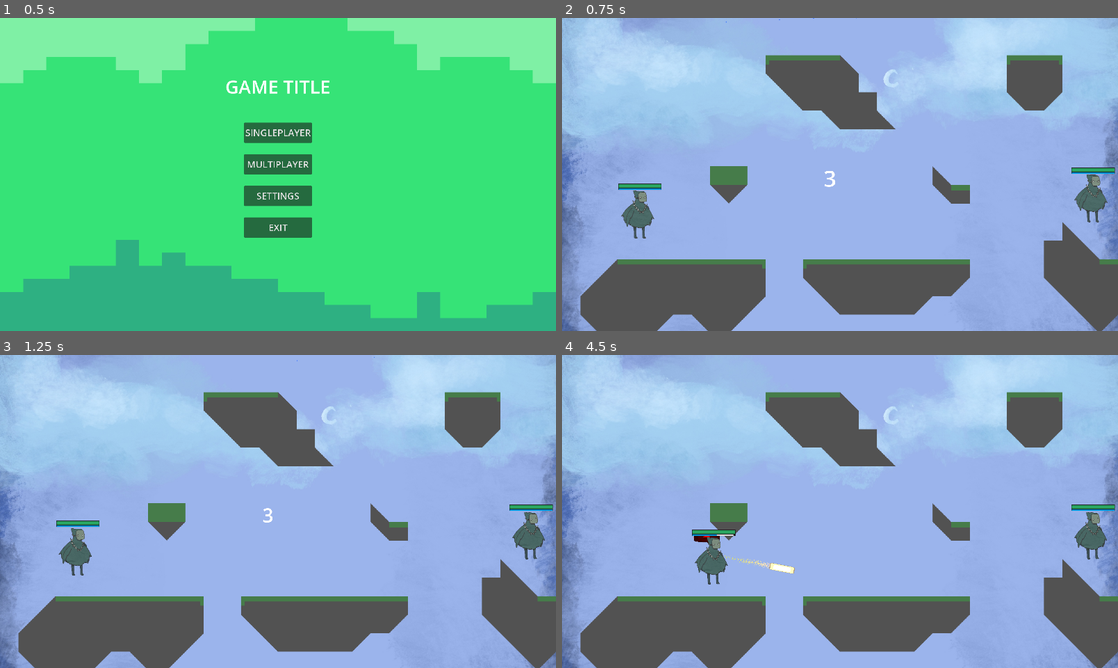
Above: before the commit, frames 1-4 (two rows, left to right).
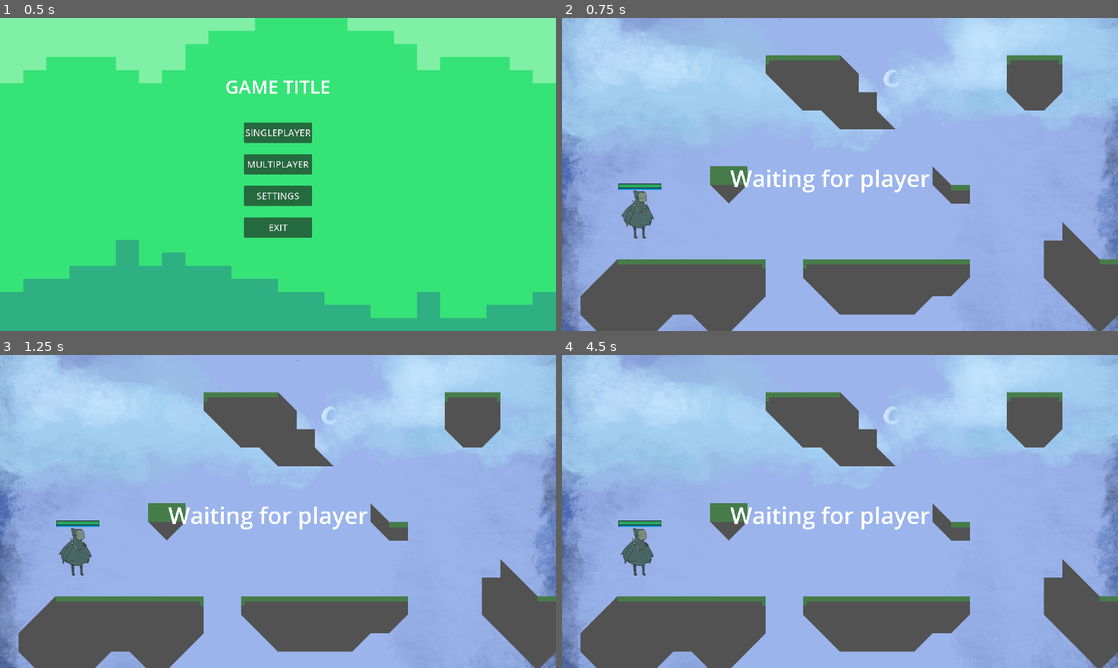
Above: after the commit, the same moments.

Repository: RealityGalaxy/Varis
Game: Godot game, scene res://scenes/menus/main_menu/main_menu.tscn
The game is run twice, just before and just after one commit, with the same random seed, the same clock (stepped at 60 frames per second) and the same inputs. The engine's default icon, where the game draws it, is replaced by a stand-in: a white triangle on a blue panel in a dark square.
Inputs (mouse positions are in pixels of both pictures, inside the frame that each line leads up to):
- Up to frame 1 (0.5 s): no input
- Up to frame 2 (0.75 s): click "SINGLEPLAYER" at 0.5 s
- Up to frame 3 (1.25 s): no input
- Up to frame 4 (4.5 s): move the mouse to (962, 495) at 1.27 s; hold Space (dash) 1.28-2.03 s; hold Right (right) 1.28-2.78 s; click (962, 495) at 1.42 s; tap Up (up) at 1.52, 2.27, 3.77 s; tap Enter at 2 s; move the mouse to (728, 527) at 2.02 s; click (728, 527) at 2.1 s; move the mouse to (895, 442) at 2.77 s; hold Left (left) 2.78-3.53 s; hold Right mouse button (spell2) 2.78-3.53 s; click (895, 442) at 2.92 s; move the mouse to (812, 574) at 3.52 s; hold Right (right) from 3.53 s (still down); tap Q (spell3) at 3.6 s; click (812, 574) at 3.67 s; move the mouse to (1006, 558) at 4.27 s; hold E (spell4) from 4.28 s (still down); click (1006, 558) at 4.42 s

Frame 1 is identical in both runs. In frame 2, 1.4% of the frame differs, in the area x 30-100%, y 47-66%; in frame 3, 1.4%; in frame 4, 2.8%, in the area x 10-100%, y 47-74%.

Commit message:
finished?

Diff:
--- a/Varis/scenes/character/Character.gd
+++ b/Varis/scenes/character/Character.gd
@@ -175,17 +175,17 @@
 	velocity = vel
 	move_and_slide()
 
-@rpc("call_local")
 func set_stats(player_number: int, stats):
 	StatManager.set_player_stats(player_number, dict_to_inst(stats))
 
+@rpc("any_peer", "call_local")
 func unlock_spell(spell: String):
 	var stats = StatManager.get_player_stats(player_num)
 	for i in 5:
 		if stats.spells[i] == null:
 			stats.spells[i] = spell
 			break
-	rpc("set_stats", player_num, inst_to_dict(stats))
+	set_stats(player_num, inst_to_dict(stats))
 
 @rpc("any_peer", "call_local")
 func regen_mana(delta):
@@ -207,14 +207,28 @@
 		if stats.current_health <= 0:
 			stats.current_health = 0
 			$CPUParticles2D.emitting = true
+			visible = false
 			get_parent().get_parent().get_child(0).show_player_win(player_num)
 	set_stats(player_num, inst_to_dict(stats))
 
 func handle_card(card: Card):
+	print(inst_to_dict(card))
 	var mode = card.card_unlock
 	match mode:
 		"damage":
 			rpc("increase_damage", card.card_value)
+		"reduction":
+			rpc("increase_reduction", card.card_value)
+		"speed":
+			rpc("increase_speed", card.card_value)
+		"cdr":
+			rpc("increase_cooldown", card.card_value)
+		"max_health":
+			rpc("increase_max_health", card.card_value)
+		"max_mana":
+			rpc("increase_max_mana", card.card_value)
+		"unlock_spell":
+			rpc("unlock_spell", card.card_value)
 
 @rpc("any_peer", "call_local")
 func increase_damage(amount: float):
@@ -262,8 +276,9 @@
 	emit_signal("max_mana_changed", stats.max_mana)
 	set_stats(player_num, inst_to_dict(stats))
 
+@rpc("any_peer", "call_local")
 func heal(amount: int):
 	var stats = StatManager.get_player_stats(player_num)
 	stats.current_health = clamp(stats.current_health + amount, 0, stats.max_health)
 	emit_signal("health_changed", stats.current_health)
-	rpc("set_stats", player_num, inst_to_dict(stats))
+	set_stats(player_num, inst_to_dict(stats))
--- a/Varis/scenes/character/Stats.gd
+++ b/Varis/scenes/character/Stats.gd
@@ -10,4 +10,4 @@
 var damage_reduction : float = 1
 var speed_multiplier : float = 1
 var cooldown_reduction : float = 1
-var spells = ["basic_fire", "basic", "basic_air", null, null]
+var spells = ["basic", null, null, null, null]
--- a/Varis/scenes/level/GameManager.gd
+++ b/Varis/scenes/level/GameManager.gd
@@ -3,11 +3,14 @@
 @onready var text = $TimerText
 @onready var timer_round_start = $Timers/RoundStart
 @onready var timer_winner = $Timers/DisplayWinner
+@onready var timer_movement = $Timers/Movement
 @onready var dim = $Dim
 
 var time_left: float = 3
 var text_size: float = 80
 var started: bool = false
+var selected: bool = false
+var won: bool = false
 
 func _ready():
 	StatManager.restart()
@@ -29,6 +32,7 @@
 
 func start_round():
 	started = true
+	text.visible = true
 	timer_round_start.start()
 
 func show_cards():
@@ -36,13 +40,26 @@
 
 
 func show_player_win(loser_num):
+	if won:
+		return
+	won = true
 	timer_winner.start()
 	var winner = GameStatus.winner(loser_num)
 	text.text = "Player %d has won" % winner
 	text.visible = true
 
 func restart_round():
-	pass
+	selected = false
+	won = false
+	var players = $"../MultiplayerSpawner".get_children()
+	for i in players.size():
+		var player = players[i]
+		player.visible = true
+		player.heal(1000)
+		player.regen_mana(1000)
+		player.position = $"../SpawnPoints".get_children()[i].position
+
+	start_round()
 
 func _on_timer_timeout():
 	GameStatus.pause_time = false
@@ -53,13 +70,12 @@
 	GameStatus.pause_time = true
 	text.visible = false
 	var tween = create_tween()
-	print(GameStatus.current_player)
-	print(GameStatus.winner_num)
 	tween.tween_property(dim, "modulate", Color(0,0,0,0.7), 1.5)
 	await tween.finished
 	if GameStatus.winner_num != GameStatus.current_player:
 		for i in 4:
-			rpc("spawn_card", inst_to_dict(CardData.Cards[i]), i)
+			rpc("spawn_card", inst_to_dict(CardData.Cards.pick_random()), i)
+		timer_movement.start()
 
 @rpc("any_peer", "call_local")
 func spawn_card(card, index: int):
@@ -71,6 +87,7 @@
 	card_obj.get_node("CardImage").texture = load(card.card_image)
 	card_obj.position = Vector2(700,1500)
 	card_obj.card = card
+	card_obj.index = index
 	var final_pos = Vector2(250+400*index, 400)
 	card_obj.rotation = card_obj.position.angle_to_point(final_pos)
 	$Cards.add_child(card_obj)
@@ -80,6 +97,25 @@
 	var tween2 = create_tween()
 	tween2.tween_property(card_obj, "rotation", 0, 2)
 
-func on_card_click(input: InputEvent, card: Card):
-	if input.is_action("ui_left"):
+func on_card_click(input: InputEvent, card: Card, index):
+	if input is InputEventMouseButton and input.pressed and input.button_index == 1 and not selected and timer_movement.is_stopped():
+		print(GameStatus.loser_num-1)
 		$"../MultiplayerSpawner".get_children()[GameStatus.loser_num-1].handle_card(card)
+		select_card(index)
+
+func select_card(index):
+	selected = true
+	var cards = $Cards.get_children()
+	var selected_tween = create_tween()
+	for i in cards.size():
+		var card = cards[i]
+		if i == index:
+			selected_tween.tween_property(card, "position", card.position+Vector2(0, -100), 2)
+		else:
+			create_tween().tween_property(card, "position", card.position+Vector2(0, 1000), 2)
+	await selected_tween.finished
+	for i in cards.size():
+		cards[i].queue_free()
+	var tween = create_tween()
+	tween.tween_property(dim, "modulate", Color(0,0,0,0), 1.5)
+	restart_round()
--- a/Varis/scenes/level/game_status.gd
+++ b/Varis/scenes/level/game_status.gd
@@ -14,5 +14,5 @@
 
 func winner(num):
 	winner_num = players[0] if num == players[1] else players[1]
-	loser_num = players[1] if num == players[0] else players[0]
+	loser_num = players[0] if num == players[0] else players[1]
 	return winner_num
--- a/Varis/scenes/level/level.tscn
+++ b/Varis/scenes/level/level.tscn
@@ -62,6 +62,10 @@
 one_shot = true
 
 [node name="DisplayWinner" type="Timer" parent="GameManager/Timers"]
+wait_time = 2.0
+one_shot = true
+
+[node name="Movement" type="Timer" parent="GameManager/Timers"]
 wait_time = 2.0
 one_shot = true
 
--- a/Varis/scenes/menus/round_pick/card.gd
+++ b/Varis/scenes/menus/round_pick/card.gd
@@ -1,8 +1,9 @@
 extends Control
 
-signal card_clicked(event: InputEvent, card_data: Card)
+signal card_clicked(event: InputEvent, card_data: Card, index)
 
 var card: Card
+var index: int
 
 
 
@@ -18,4 +19,4 @@
 
 func _on_gui_input(event):
 	if GameStatus.current_player != GameStatus.winner_num:
-		card_clicked.emit(event, card)
+		card_clicked.emit(event, card, index)
--- a/Varis/scenes/menus/round_pick/card_data.gd
+++ b/Varis/scenes/menus/round_pick/card_data.gd
@@ -5,6 +5,13 @@
 	new_card("Rock throw", "Quickly throw many small rocks", "res://scenes/projectiles/basic_earth/rock_throw.png", "unlock_spell", "basic_earth"),
 	new_card("Water arrow", "Shoot a long thin arrow of water", "res://scenes/projectiles/basic_water/water_arrow.png", "unlock_spell", "basic_water"),
 	new_card("Air bolt", "Release bolts of air", "res://scenes/projectiles/basic_air/air_bolt.png", "unlock_spell", "basic_air"),
+	new_card("Powerfull spells", "Increase damage by 20%", "res://icon.svg", "damage", 0.2),
+	new_card("Nimble feet", "Increase movement speed by 10%", "res://icon.svg", "speed", 0.1),
+	new_card("Tough skin", "Decrease damage taken by 10%", "res://icon.svg", "reduction", 0.1),
+	new_card("Big brain", "Increase maximum mana by 30", "res://icon.svg", "max_mana", 30),
+	new_card("Bloody heart", "Increase maximum health by 30", "res://icon.svg", "max_health", 30),
+	new_card("Quickshot", "Decrease cooldowns by 15%", "res://icon.svg", "cdr", -0.15),
+	new_card("Why?", "Decrease damage by 10%", "res://icon.svg", "damage", -0.1),
 ]
 
 func new_card(card_name: String, card_desc: String, card_image: String, unlock: String, value):
--- a/Varis/scenes/multiplayer/MultiplayerSpawner.gd
+++ b/Varis/scenes/multiplayer/MultiplayerSpawner.gd
@@ -7,7 +7,6 @@
 	spawn_function = spawnPlayer
 	if is_multiplayer_authority():
 		spawn(1)
-		spawn(2)
 
 		multiplayer.peer_connected.connect(spawn)
 		multiplayer.peer_disconnected.connect(removePlayer)
--- a/Varis/scenes/multiplayer/Steam.gd
+++ b/Varis/scenes/multiplayer/Steam.gd
@@ -1,10 +1,13 @@
 extends Node
+
+var username: String
 
 # Called when the node enters the scene tree for the first time.
 func _ready():
 	OS.set_environment("SteamAppID", str(480))
 	OS.set_environment("SteamGameID", str(480))
 	Steam.steamInitEx()
+	username = Steam.getPlayerNickname(Steam.getSteamID())
 
 
 # Called every frame. 'delta' is the elapsed time since the previous frame.
--- a/Varis/scenes/multiplayer/multiplayerScreen.gd
+++ b/Varis/scenes/multiplayer/multiplayerScreen.gd
@@ -27,9 +27,8 @@
 func _on_lobby_created(connect, id):
 	if connect:
 		lobby_id = id
-		Steam.setLobbyData(lobby_id, "name", str("godlobby"))
+		Steam.setLobbyData(lobby_id, "name", "godlobby | %s" % $Steam.username)
 		Steam.setLobbyJoinable(lobby_id, true)
-		print(lobby_id)
 
 func join_lobby(id):
 	peer.connect_lobby(id)
@@ -52,9 +51,9 @@
 		var lobby_name = Steam.getLobbyData(lobby, "name")
 		var player_count = Steam.getNumLobbyMembers(lobby)
 
-		if lobby_name == "godlobby":
+		if lobby_name.begins_with("godlobby"):
 			var button = Button.new()
-			button.set_text(str(lobby_name, "| Players: ", player_count))
+			button.set_text(str(lobby_name.erase(0, 11), "| Players: ", player_count))
 			button.set_size(Vector2(100, 5))
 			button.connect("pressed", Callable(self, "join_lobby").bind(lobby))
 			$MarginContainer/PopupPanel/LobbyScrollContainer/Lobbies.add_child(button)
@@ -74,4 +73,4 @@
 			get_tree().change_scene_to_file("res://scenes/menus/main_menu/main_menu.tscn")
 
 func _on_back_pressed():
-	get_tree().change_scene_to_file("res://scenes/menus/main_menu.tscn")
+	get_tree().change_scene_to_file("res://scenes/menus/main_menu/main_menu.tscn")
--- a/Varis/scenes/projectiles/SpellData.gd
+++ b/Varis/scenes/projectiles/SpellData.gd
@@ -2,7 +2,7 @@
 
 var Spells = {
 	"basic":new_spell("basic", 0.2, "res://scenes/projectiles/projectile.tscn", 5, 10),
-	"basic_earth":new_spell("basic_earth", 0.2, "res://scenes/projectiles/projectile.tscn", 10, 10),
+	"basic_earth":new_spell("basic_earth", 0.15, "res://scenes/projectiles/projectile.tscn", 3, 5),
 	"basic_air":new_spell("basic_air", 0.4, "res://scenes/projectiles/projectile.tscn", 15, 20),
 	"basic_fire":new_spell("basic_fire", 1, "res://scenes/projectiles/projectile.tscn", 30, 40),
 	"basic_water":new_spell("basic_water", 0.5, "res://scenes/projectiles/projectile.tscn", 15, 20),
